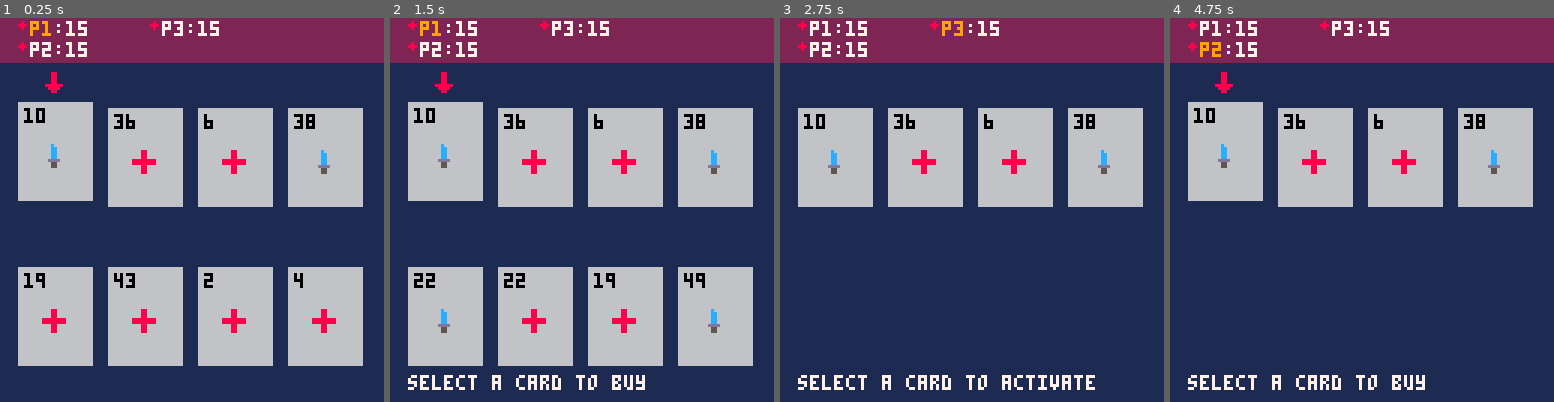
Above: before the commit, frames 1-4 (left to right).
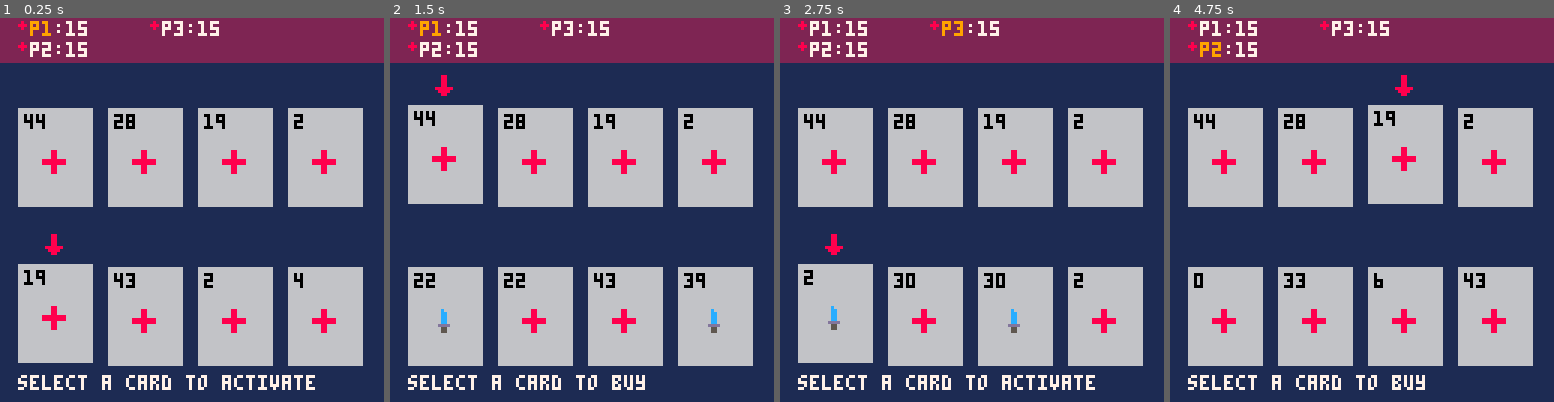
Above: after the commit, the same moments.

Repository: camden/minidom
Game: PICO-8 cartridge dom.p8
Two runs of this game, one before a commit and one after it. Both use one fixed random seed, a clock stepped at 60 frames per second and the inputs below.
Inputs:
- Up to frame 1 (0.25 s): no input
- Up to frame 2 (1.5 s): tap X (X key) at 0.33, 1.07 s; tap O (Z key) at 0.7 s
- Up to frame 3 (2.75 s): hold Right 1.6-2.1 s; tap O (Z key) at 1.7, 2.1, 2.5 s; tap X (X key) at 1.85 s; hold Right from 2.47 s (still down)
- Up to frame 4 (4.75 s): tap O (Z key) every 0.4 s from 2.9 to 4.5 s; tap X (X key) at 2.97, 4.08 s; release Right at 3.03 s; hold Left 3.08-3.58 s; hold Right 4.02-4.68 s

The runs differ from the first frame. In frame 1, 3.3% of the frame differs, in the area x 4-88%, y 14-97%; in frame 2, 1.2%; in frame 3, 21%; in frame 4, 22%, in the area x 4-95%, y 14-91%.

Commit message:
added card selection

Diff:
--- a/dom.p8
+++ b/dom.p8
@@ -45,7 +45,7 @@
 num_players = 3
 current_turn = 1
 
-status_msg = ''
+status_msg = 'select a card to activate'
 
 -- phases:
 -- 1: action
@@ -96,14 +96,18 @@
   }
 }
 
-cur_selection_kind = selection.shop
+cur_selection_kind = selection.player
 selected_card = 1
 
 -- special callbacks
 function _init()
-  put_cards_in_deck()
-  draw_cards_from_deck(cur_player())
-  put_cards_in_shop_deck()
+  for i=1,num_players do
+    put_cards_in_deck(players[i])
+    draw_cards_from_deck(players[i])
+  end
+
+  -- add cards to the shop
+  put_cards_in_deck(players.shop)
   draw_cards_from_deck(players.shop)
 end
 
@@ -189,17 +193,10 @@
   draw_cards_from_deck(cur_player())
 end
 
-function put_cards_in_deck()
+function put_cards_in_deck(player)
   for i = 1,10 do
     local c = make_card()
-    add(cur_deck(), c)
-  end
-end
-
-function put_cards_in_shop_deck()
-  for i = 1,10 do
-    local c = make_card()
-    add(players.shop.deck, c)
+    add(player.deck, c)
   end
 end
 
@@ -316,7 +313,7 @@
   -- also check for mode == selecting
   if (selection_kind == cur_selection_kind) and
     (selected_card == card_idx) then
-    y0 -= 2
+    y0 -= 1
     spr(1, x0 + (card_w / 2 - 4), y0 - 10)
   end
 
